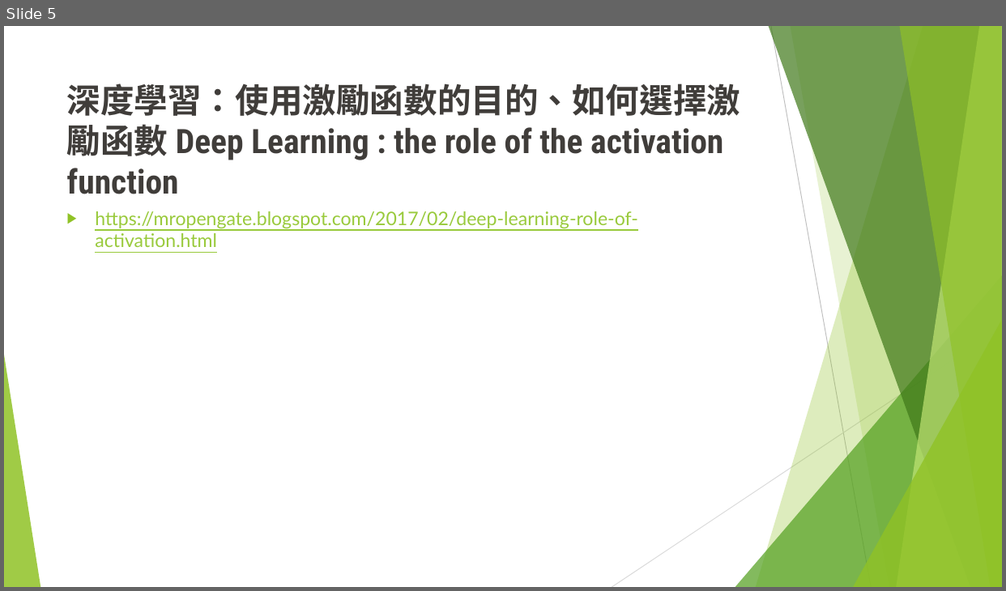
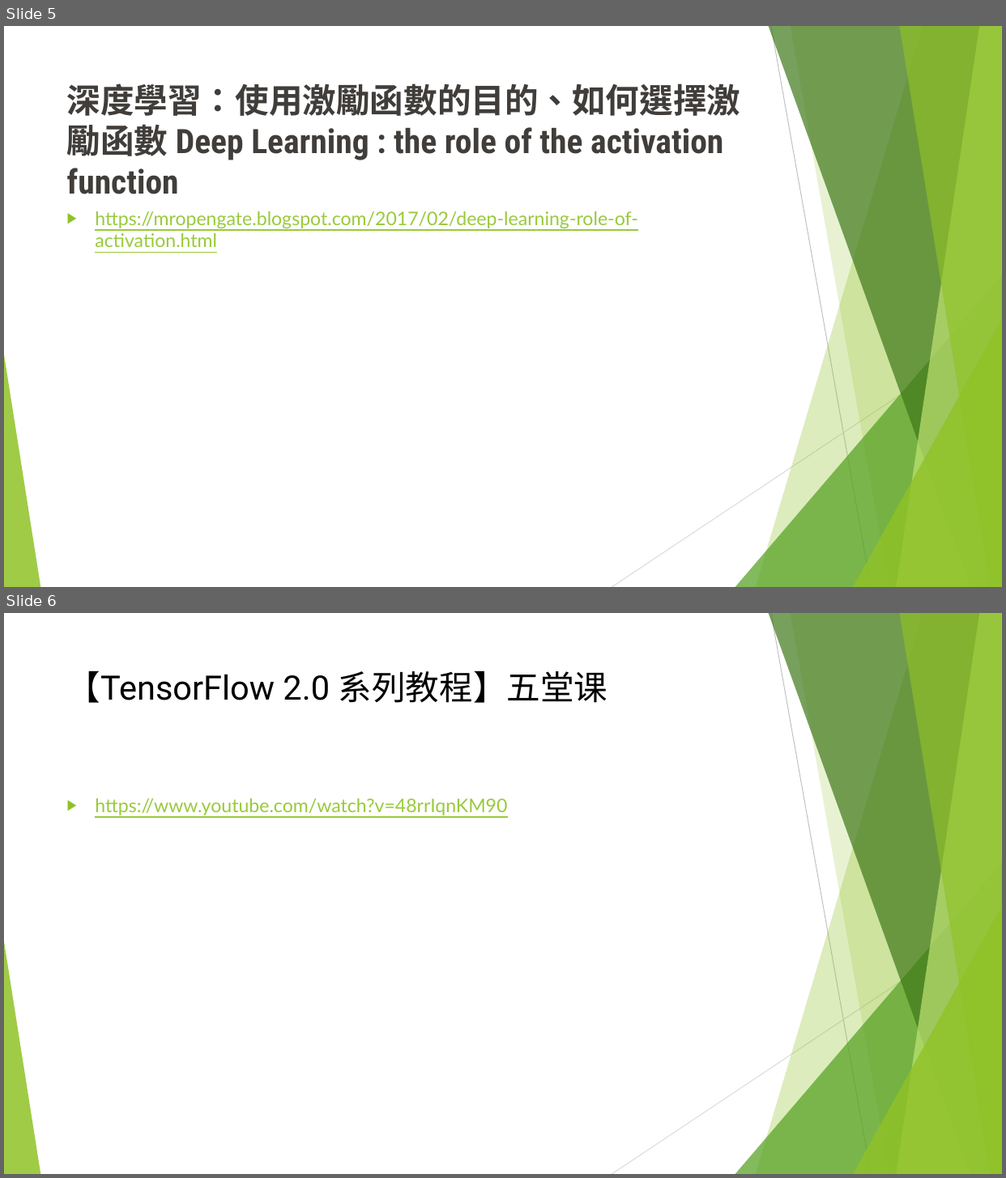
Before and after one commit to Scott-S-Lin/NTUT_PhD, a slide deck: Google TensorFlow 2.pptx. Shown one above the other, each under a label of ours: slide 5 before the commit, slides 5 and 6 after it. The pictures are 1006x591 and 1006x1178 pixels, drawn with LibreOffice and Linux fonts; fonts in the diff are those of the drawing. Boxes give left, top, right and bottom in pixels: in the first picture for what was removed or moved away, otherwise in the second. Text is boxed around its words. In the diff, an @@ line names an element or a change of style, - is before the commit and + after.

```diff
--- a/Google TensorFlow 2.pptx
+++ b/Google TensorFlow 2.pptx
@@ slide 6 added at (4,613,1002,1174), background #FFFFFF; not listed: 10 template elements that a slide beside it also shows @@
@@ title added at (67,671,608,703), 32.4 pt, text #000000 @@
+【TensorFlow 2.0 系列教程】五堂课
@@ text added at (95,798,507,815), 18 pt, text #99CA3C, underline @@
+▶ https://www.youtube.com/watch?v=48rrIqnKM90
```
Also in this commit, not shown: 4 slides changed.
